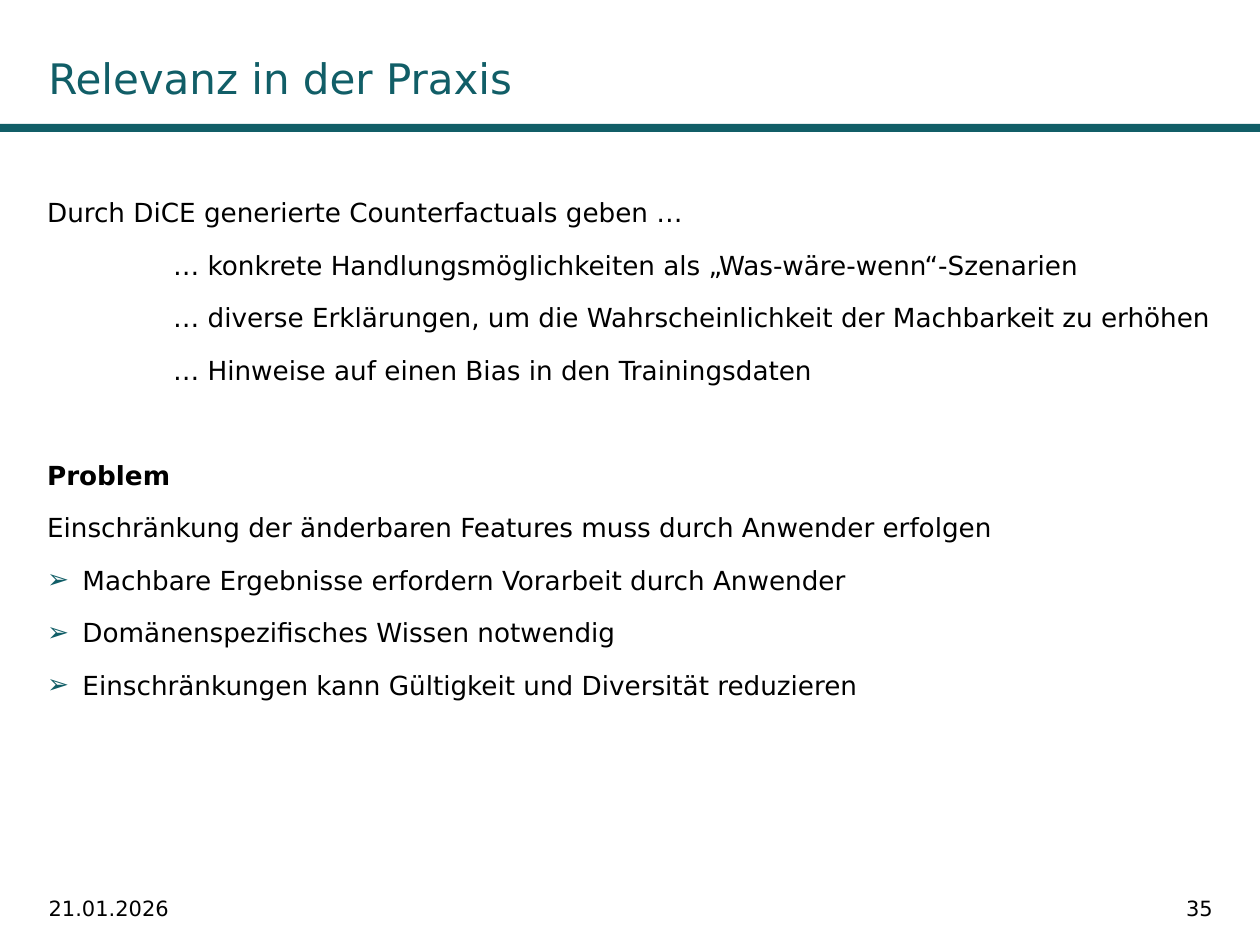
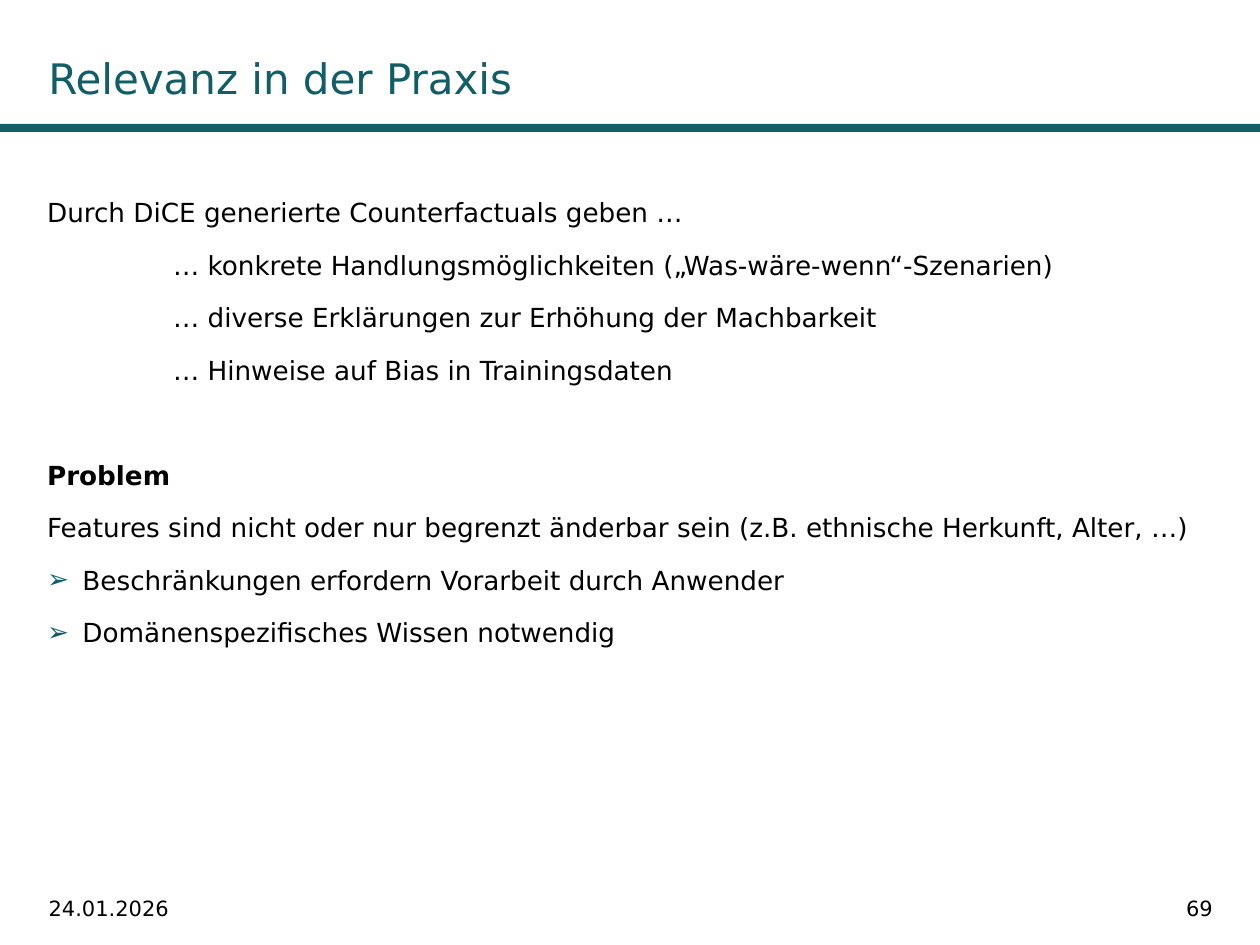
Before and after one commit to fabiw98/Seminar_DICE, a slide deck: slide 69 of Präsentation/DiCE_PowerPoint.potx (slide 35 before the commit). Drawn at 1260x945 pixels with LibreOffice and Linux fonts; fonts in the diff are those of the drawing; background and template pictures are left out. Boxes give left, top, right and bottom in pixels: in the first picture for what was removed or moved away, otherwise in the second. Text is boxed around its words. In the diff, an @@ line names an element or a change of style, - is before the commit and + after.

```diff
--- a/Präsentation/DiCE_PowerPoint.potx
+++ b/Präsentation/DiCE_PowerPoint.potx
@@ text at (208,255,1052,386): text changed @@
-… konkrete Handlungsmöglichkeiten als „Was-wäre-wenn“-Szenarien
-… diverse Erklärungen, um die Wahrscheinlichkeit der Machbarkeit zu erhöhen
-… Hinweise auf einen Bias in den Trainingsdaten
+… konkrete Handlungsmöglichkeiten („Was-wäre-wenn“-Szenarien)
+… diverse Erklärungen zur Erhöhung der Machbarkeit
+… Hinweise auf Bias in Trainingsdaten
@@ text at (47,517,1143,596): text changed @@
-Einschränkung der änderbaren Features muss durch Anwender erfolgen
-➢ Machbare Ergebnisse erfordern Vorarbeit durch Anwender
+Features sind nicht oder nur begrenzt änderbar sein (z.B. ethnische Herkunft, Alter, …)
+➢ Beschränkungen erfordern Vorarbeit durch Anwender
@@ text at (82,675,857,701): paragraph removed @@
-➢ Einschränkungen kann Gültigkeit und Diversität reduzieren
@@ text at (49,900,169,917): text changed @@
-21.01.2026
+24.01.2026
@@ page number at (1186,900,1213,917): text changed @@
-35
+69
```
Also in this commit, not shown: 34 other slides changed, 38 slides added, 2 slides removed, 3 other files.
